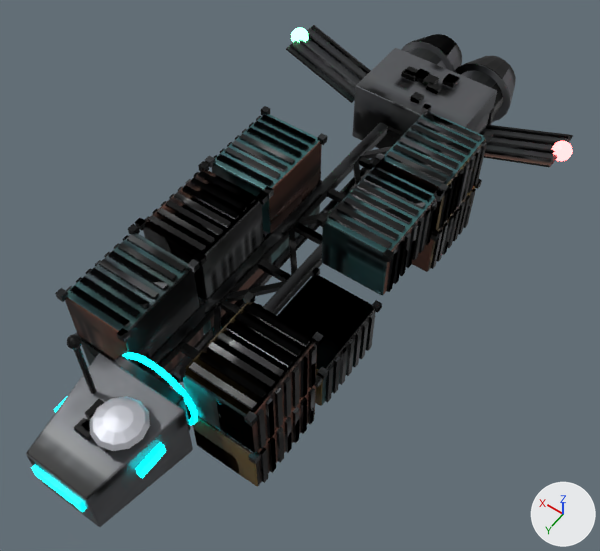
What one commit did to the glTF model public/models/cargo_ship.glb.
Both versions are drawn from a 50 mm camera at (-1.31, 1.61, 2.68) aimed at (-0.09, -0.11, -0.02). Lighting does not change. The marker at lower right points along +X, +Y and +Z. The picture after the commit comes second. Where no turn or scale is listed for an object, it has been applied to the vertices. Vertices at exactly the same position are counted once.

Objects in the first picture: 'CargoShip', 'RadarDish'.
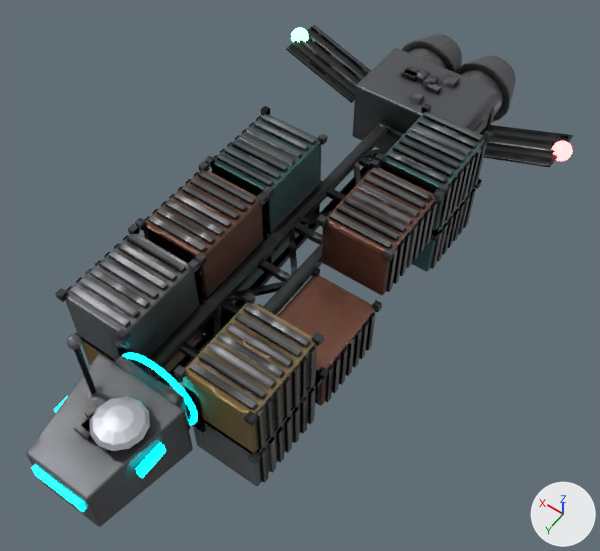
Where the change shows, as pixel boxes [x1, y1, x2, y2] in the pictures (600 x 551 px):
```json
{"part": 1, "of": "me_cube", "change": "cut back", "before": [26, 25, 573, 527], "after": [67, 228, 323, 344]}
{"part": 2, "of": "me_cube", "change": "surface changed", "before": [27, 25, 570, 499], "after": [27, 25, 570, 499], "on screen": "black to grey"}
```

Edits to the scene script, one JSON object a line:
```json
{"block": "me_cube", "where": "# used by ob_cargoship; location = (0.0, -0.278, 0.127)"}
{"op": "remove", "block": "me_cube", "code": "me_cube.from_pydata(...)  # 5726 vertices, 10456 faces; spans x -0.74..0.74, y -1.43..1.43, z -0.4..0.4"}
{"op": "add", "block": "me_cube", "code": "me_cube.from_pydata(...)  # 4470 vertices, 7944 faces; spans x -0.74..0.74, y -1.43..1.43, z -0.4..0.4"}
{"block": "me_cube", "change": "me_cube part 1: 29 vertices moved within x -0.04..0.3, y -1.04..1.13, z -0.27..0.39; 1264 vertices removed from x -0.7..0.7, y -1.43..1.42, z -0.4..0.39; 8 vertices added at x -0.12..0.08, y -0.17..0.98, z -0.34..-0.1"}
{"block": "me_cube", "change": "me_cube part 2: 4346 kept faces spanning x -0.7..0.7, y -1.43..1.41, z -0.4..0.4 get new texture (UV) coordinates"}
```
